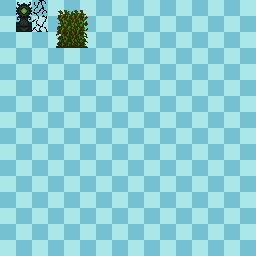
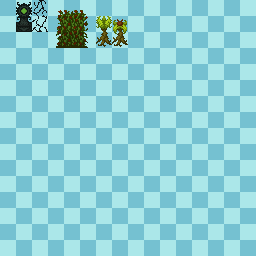
Layered file, before and after one edit (w=256, h=256). Changes by layer:
painted on "Calque 1" over [left=32, top=0, right=128, bottom=47]
